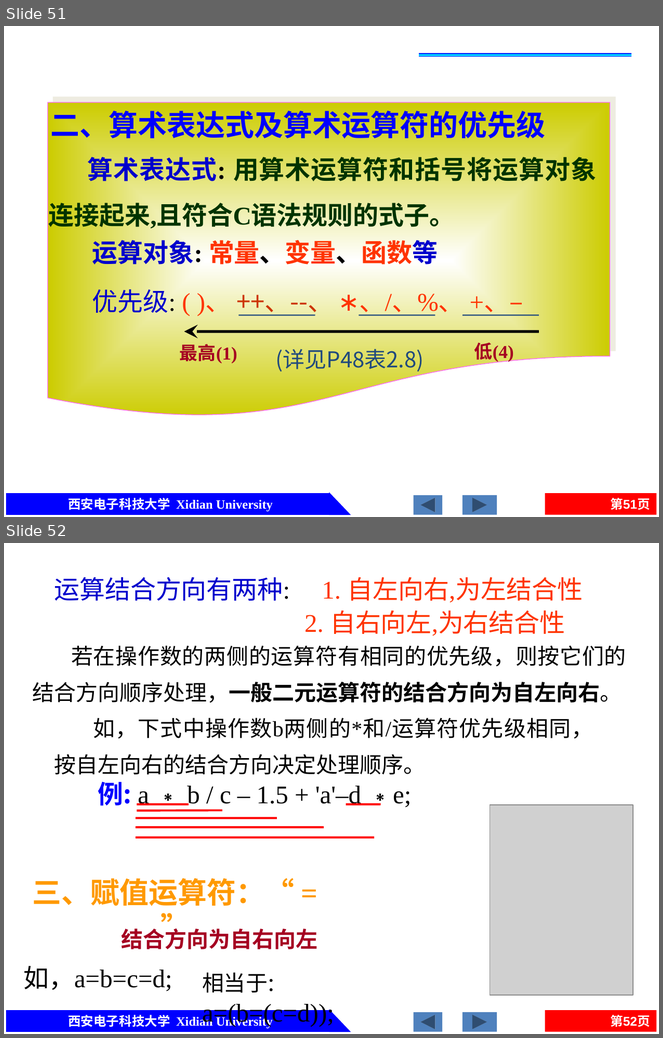
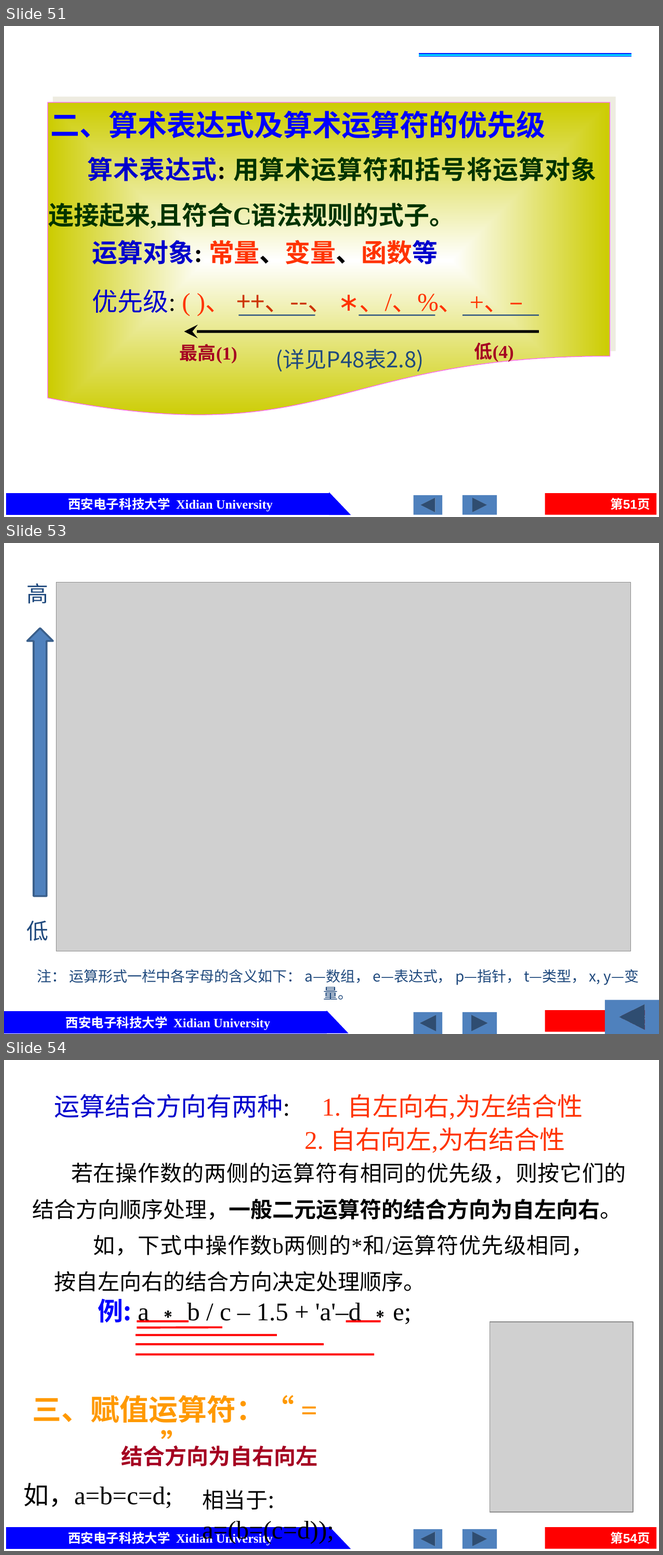
Before and after one commit to jtrfid/C-Repositories, a slide deck: 2016/C语言/课件/第2章 C的基本数据类型及运算.pptx. Shown one above the other, each under a label of ours: slides 51 and 52 before the commit, slides 51, 53 and 54 after it; the slides between them are not shown. The pictures are 663x1038 and 663x1555 pixels, drawn with LibreOffice and Linux fonts; fonts in the diff are those of the drawing; grey boxes stand for pictures. Boxes give left, top, right and bottom in pixels: in the first picture for what was removed or moved away, otherwise in the second. Text is boxed around its words. In the diff, an @@ line names an element or a change of style, - is before the commit and + after.

```diff
--- a/2016/C语言/课件/第2章 C的基本数据类型及运算.pptx
+++ b/2016/C语言/课件/第2章 C的基本数据类型及运算.pptx
@@ slide 53 added at (4,543,659,1034), background #FFFFFF; not listed: 1 template element that a slide beside it also shows @@
@@ text added at (26,583,48,604), 24 pt, text #1F497D @@
+高
@@ picture added at (57,583,631,951) @@
@@ down arrow added at (27,628,52,896), fill #4F81BD, outline #3A5F8C 2 pt @@
@@ text added at (26,921,48,941), 24 pt, text #1F497D @@
+低
@@ text added at (37,969,639,986), 16 pt, text #1F497D @@
+注： 运算形式一栏中各字母的含义如下： a—数组， e—表达式， p—指针， t—类型， x, y—变量。
@@ action button back previous added at (605,1000,659,1034), fill #4F81BD @@
@@ rectangle added at (4,1012,326,1034), fill #0000FF, outline #0000FF 0.75 pt @@
@@ text added at (66,1017,270,1030), 14 pt, text #FFFFFF, bold @@
+西安电子科技大学 Xidian University
@@ right triangle added at (327,1012,347,1033), fill #0000FF, outline #0000FF 0.75 pt @@
@@ action button forward next added at (414,1013,442,1034), fill #4F81BD @@
@@ action button forward next added at (463,1013,497,1034), fill #4F81BD @@
@@ what was slide 52 is now slide 54 @@
@@ page number at (610,1532,650,1545): text changed @@
-第52页
+第54页
```
Also in this commit, not shown: 1 other slide added.
